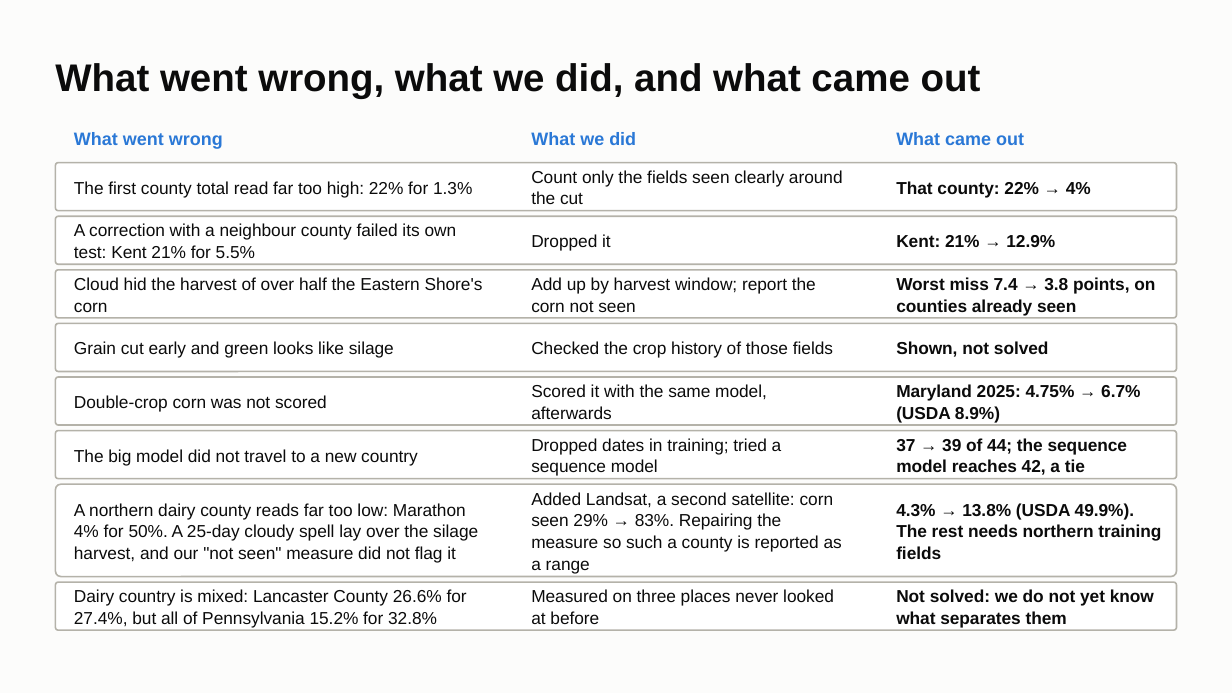
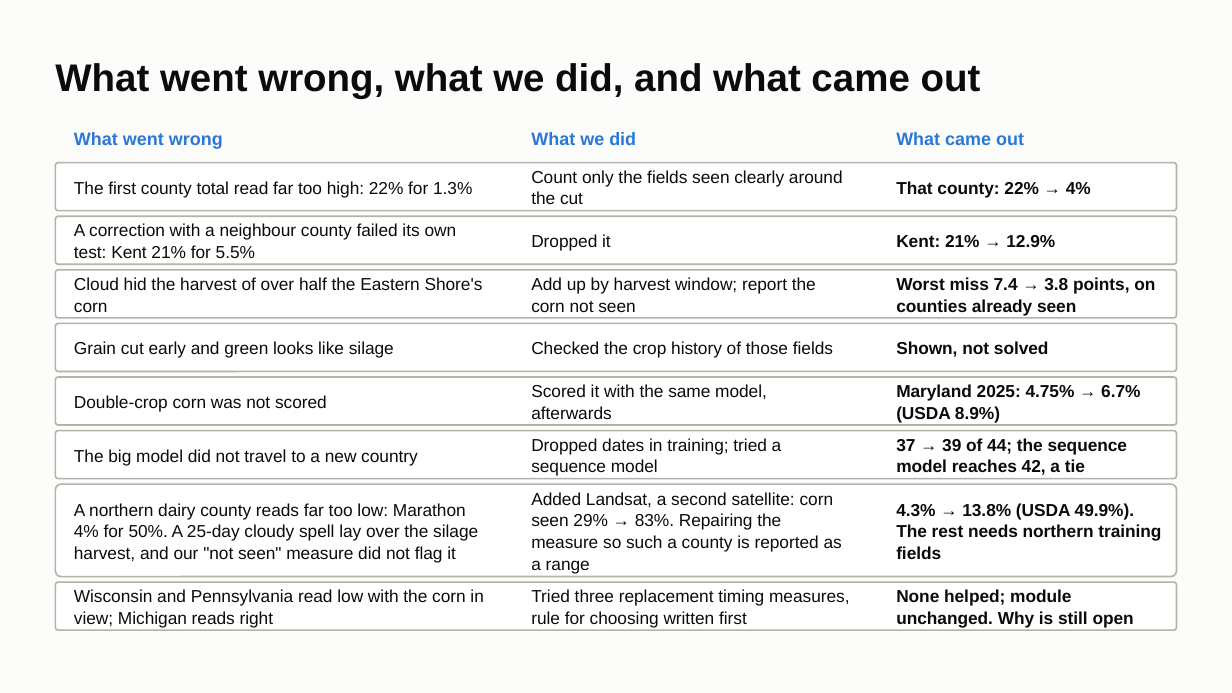
Before and after one commit to ChenSiyun1234/FieldVision, a slide deck: slide 15 of handoff/presentation/FieldVision_model_story.pptx. Drawn at 1232x693 pixels with LibreOffice and Linux fonts; fonts in the diff are those of the drawing. Boxes give left, top, right and bottom in pixels: in the first picture for what was removed or moved away, otherwise in the second. Text is boxed around its words. In the diff, an @@ line names an element or a change of style, - is before the commit and + after.

Commit message:
Deck: Michigan 2025 on the scoreboard, grouped by state; final deck of the night

```diff
--- a/handoff/presentation/FieldVision_model_story.pptx
+++ b/handoff/presentation/FieldVision_model_story.pptx
@@ text at <box>74,589,483,628</box>: text changed @@
-Dairy country is mixed: Lancaster County 26.6% for 27.4%, but all of Pennsylvania 15.2% for 32.8%
+Wisconsin and Pennsylvania read low with the corn in view; Michigan reads right
@@ text at <box>531,589,849,628</box>: text changed @@
-Measured on three places never looked at before
+Tried three replacement timing measures, rule for choosing written first
@@ text at <box>896,589,1134,628</box>: text changed @@
-Not solved: we do not yet know what separates them
+None helped; module unchanged. Why is still open
```
Also in this commit, not shown: 5 other slides changed, 2 other files.
